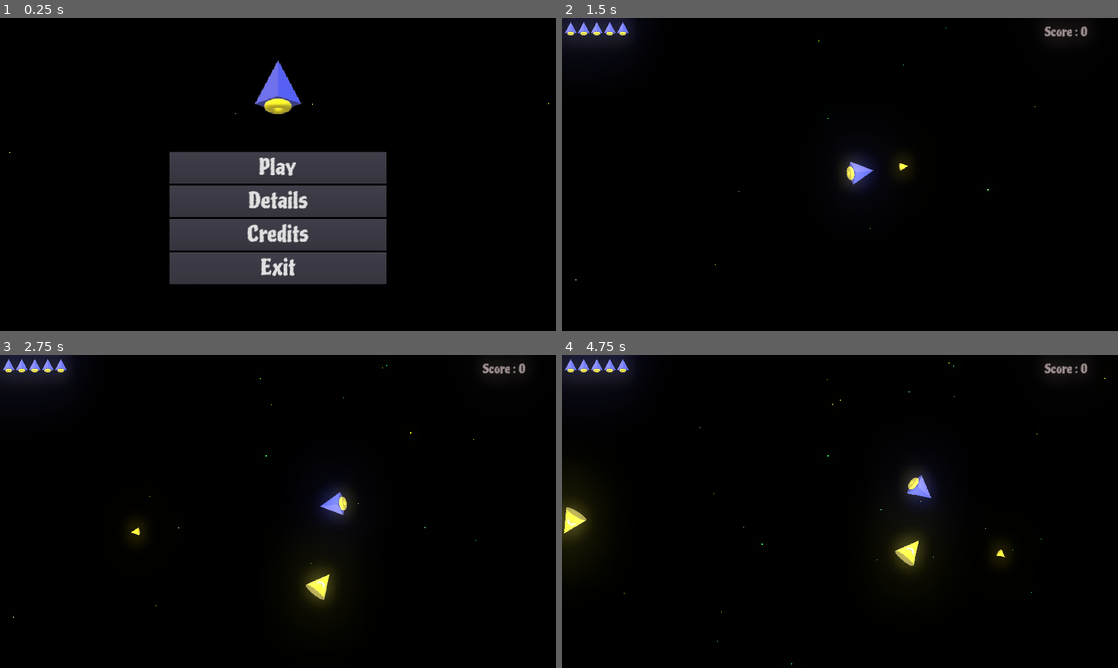
Above: before the commit, frames 1-4 (two rows, left to right).
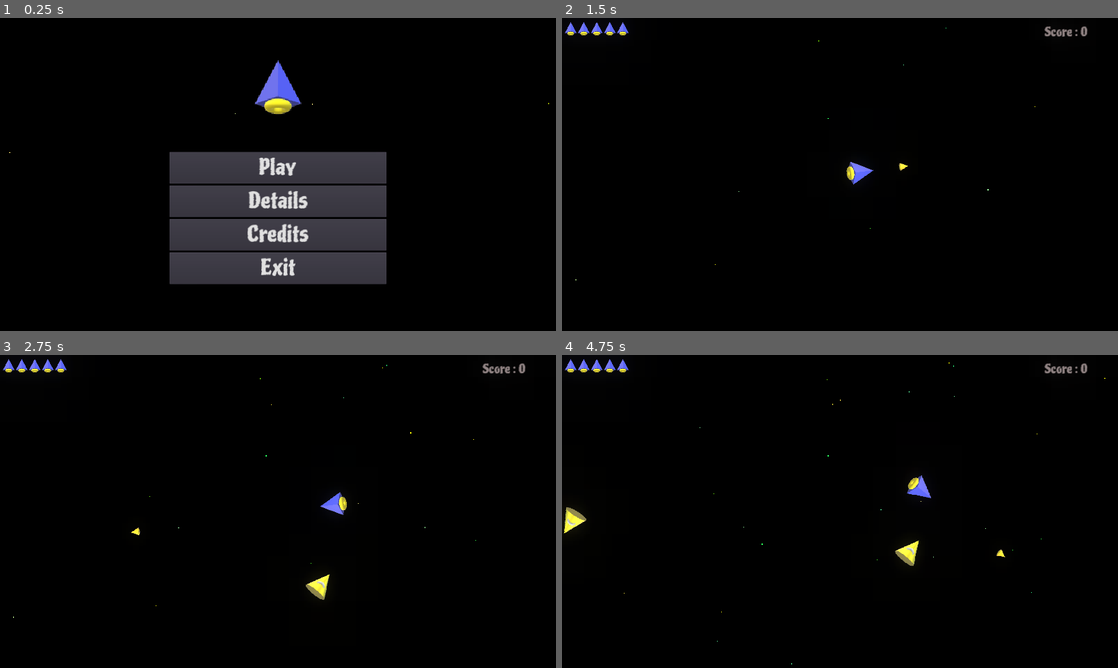
Above: after the commit, the same moments.

Repository: ufrshubham/OneClickRumble
Game: Godot game, scene res://scenes/MainMenu.tscn
The game is run twice, just before and just after one commit, with the same random seed, the same clock (stepped at 60 frames per second) and the same inputs.
Inputs (mouse positions are in pixels of both pictures, inside the frame that each line leads up to):
- Up to frame 1 (0.25 s): no input
- Up to frame 2 (1.5 s): click "Play" at 0.5 s; tap Enter at 1.25 s; move the mouse to (962, 158) at 1.27 s; press the mouse at (962, 158) at 1.28 s
- Up to frame 3 (2.75 s): move the mouse to (166, 527) at 2.02 s; release the mouse at (166, 527) at 2.03 s; click (166, 527) at 2.1 s
- Up to frame 4 (4.75 s): move the mouse to (895, 442) at 2.77 s; press the mouse at (895, 442) at 2.78 s; move the mouse to (812, 574) at 3.52 s; release the mouse at (812, 574) at 3.53 s; click (812, 574) at 3.6 s; move the mouse to (1006, 558) at 4.27 s; press the mouse at (1006, 558) at 4.28 s

The runs differ from the first frame. In frame 2, 1.6% of the frame differs, in the area x 0-62%, y 0-56%; in frame 3, 2.1%; in frame 4, 2.7%, in the area x 0-80%, y 0-70%.

Commit message:
Minor bug fix

Diff:
--- a/project.godot
+++ b/project.godot
@@ -37,10 +37,6 @@
 window/size/test_height=480
 window/stretch/mode="2d"
 window/stretch/aspect="expand"
-
-[editor]
-
-convert_text_resources_to_binary_on_export=true
 
 [importer_defaults]
 
@@ -90,4 +86,6 @@
 
 [rendering]
 
+quality/driver/driver_name="GLES2"
+vram_compression/import_etc=true
 environment/default_clear_color=Color( 0, 0, 0, 1 )
--- a/scenes/EnemyLevel3.tscn
+++ b/scenes/EnemyLevel3.tscn
@@ -4,10 +4,10 @@
 [ext_resource path="res://scripts/EnemyLevel3.gd" type="Script" id=2]
 
 [sub_resource type="RectangleShape2D" id=1]
-extents = Vector2( 20.5927, 16.3305 )
+extents = Vector2( 13.2436, 10.4927 )
 
 [sub_resource type="RectangleShape2D" id=2]
-extents = Vector2( 28.2388, 21.8616 )
+extents = Vector2( 29.4902, 22.7565 )
 
 [sub_resource type="CircleShape2D" id=3]
 radius = 300.0
@@ -18,11 +18,10 @@
 script = ExtResource( 2 )
 
 [node name="CollisionShape2D" type="CollisionShape2D" parent="."]
-position = Vector2( 2.98517, 0.316829 )
+position = Vector2( 0.55021, 0.316829 )
 shape = SubResource( 1 )
 
 [node name="Sprite" type="Sprite" parent="."]
-visible = false
 rotation = 1.5708
 texture = ExtResource( 1 )
 
@@ -35,9 +34,9 @@
 shape = SubResource( 2 )
 
 [node name="Scanner" type="Area2D" parent="."]
-visible = false
 
 [node name="CollisionShape2D" type="CollisionShape2D" parent="Scanner"]
+position = Vector2( -0.34964, 0 )
 shape = SubResource( 3 )
 
 [node name="FireTimer" type="Timer" parent="."]
